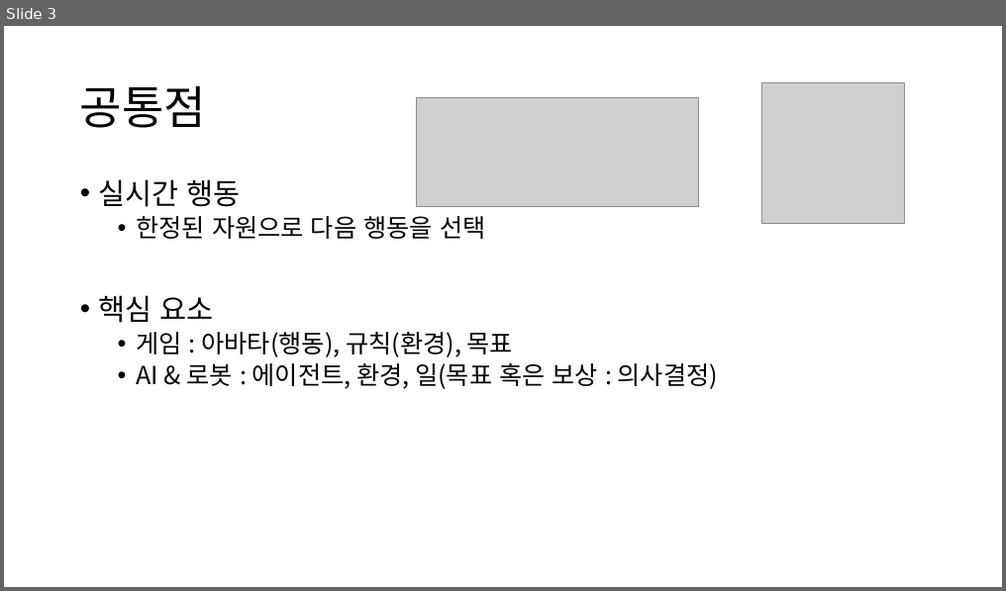
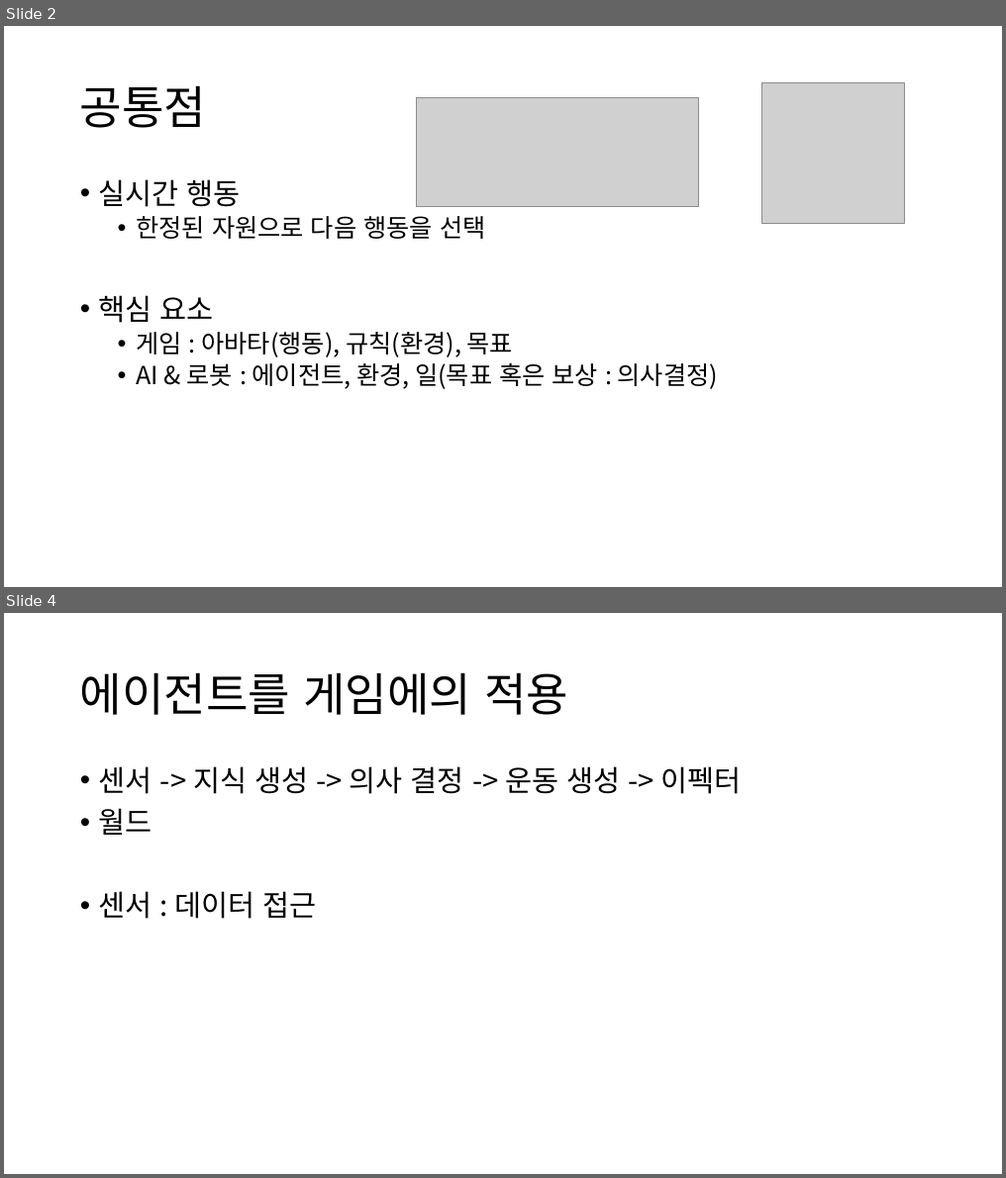
Before and after one commit to Niiok/inha_2021, a slide deck: Saturday/Oct30.pptx. Shown one above the other, each under a label of ours: slide 3 before the commit, slides 2 and 4 after it; the slides between them are not shown. The pictures are 1006x591 and 1006x1178 pixels, drawn with LibreOffice and Linux fonts; fonts in the diff are those of the drawing; grey boxes stand for pictures. Boxes give left, top, right and bottom in pixels: in the first picture for what was removed or moved away, otherwise in the second. Text is boxed around its words. In the diff, an @@ line names an element or a change of style, - is before the commit and + after.

```diff
--- a/Saturday/Oct30.pptx
+++ b/Saturday/Oct30.pptx
@@ slide 4 added at [4,613,1002,1174], background #FFFFFF @@
@@ title added at [80,672,568,715], 44 pt, text #000000 @@
+에이전트를 게임에의 적용
@@ text added at [99,766,742,919], 28 pt, text #000000 @@
+• 센서 -> 지식 생성 -> 의사 결정 -> 운동 생성 -> 이펙터
+• 월드
+• 센서 : 데이터 접근
@@ what was slide 3 is now slide 2 @@
```
Also in this commit, not shown: 2 slides changed, 3 other slides added.
